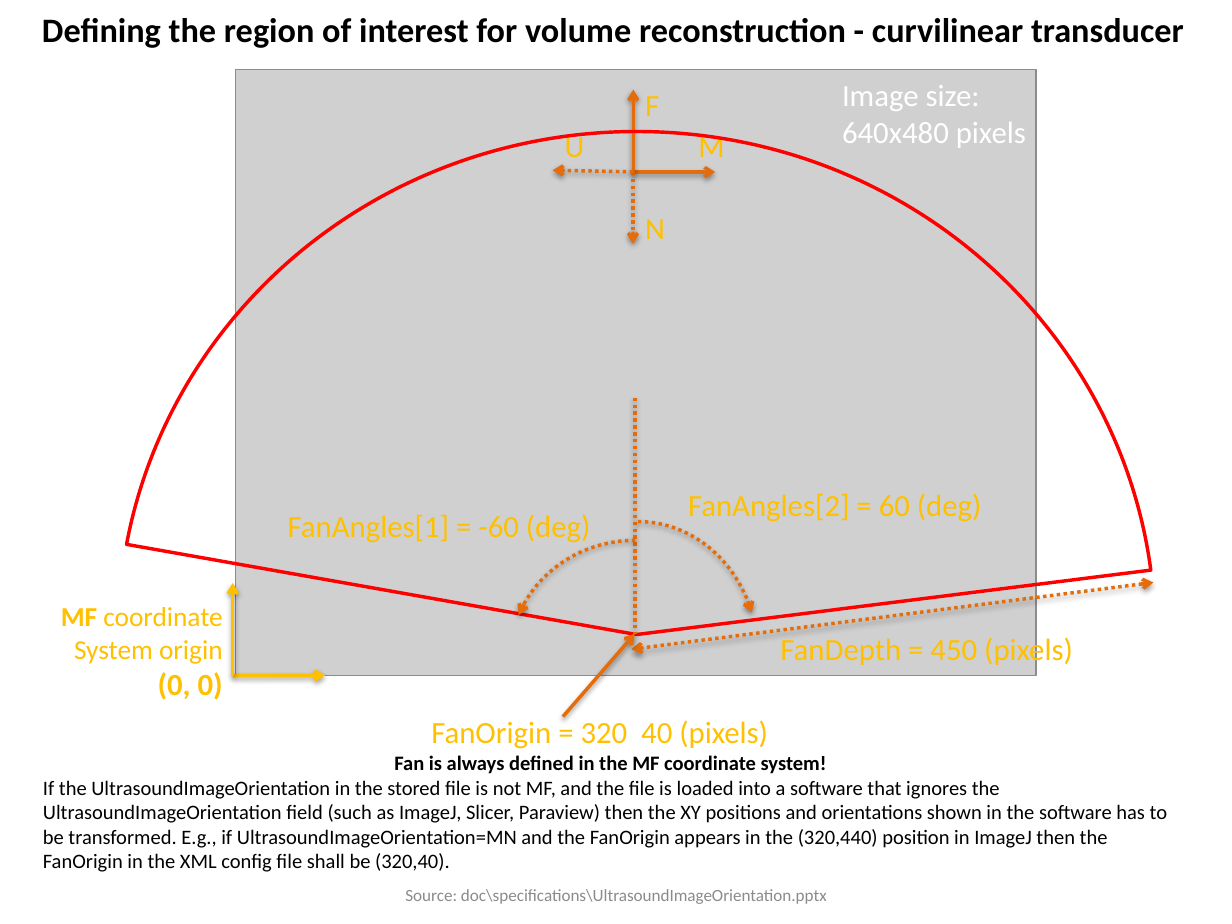
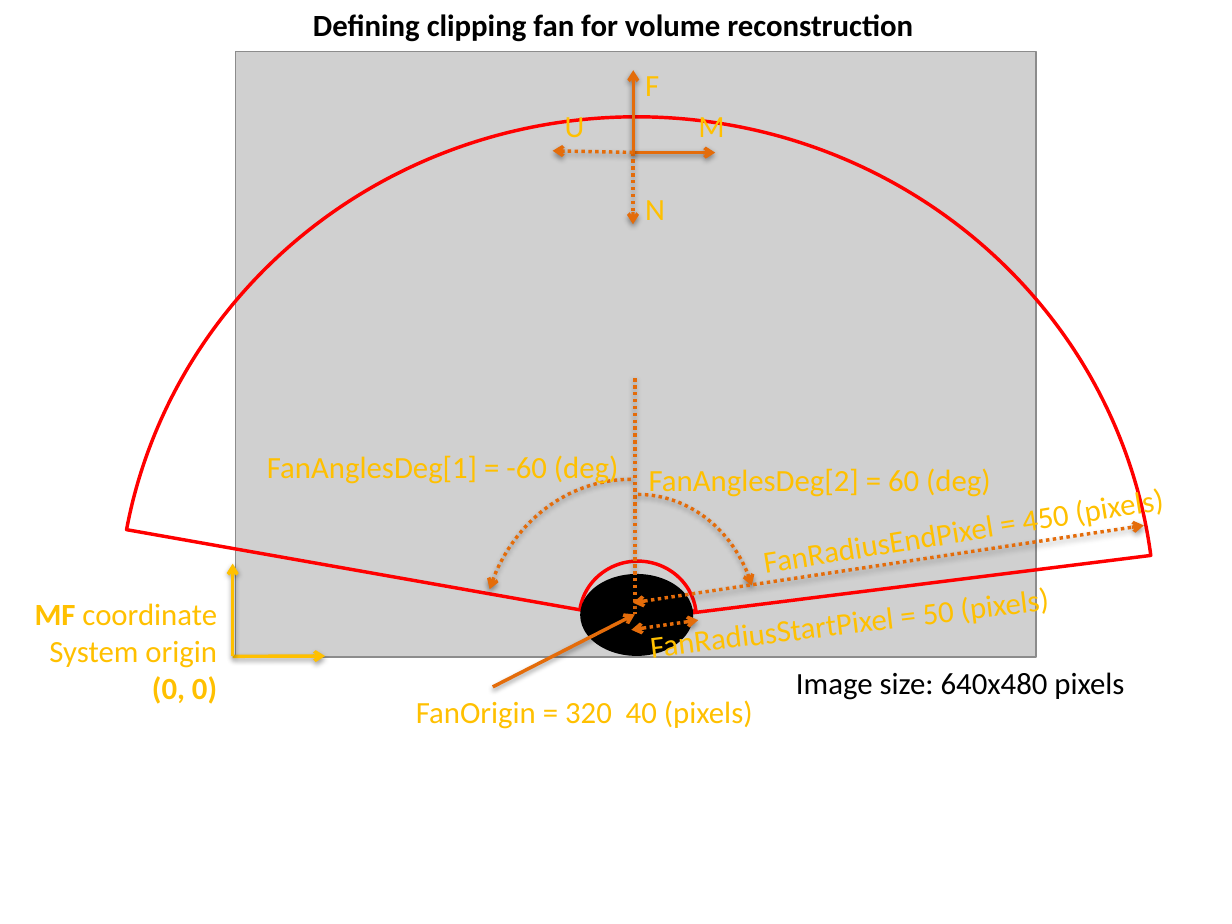
Before and after one commit to PlusToolkit/PlusDoc, a slide deck: slide 5 of specifications/UltrasoundImageOrientation.pptx (slide 4 before the commit). Drawn at 1232x924 pixels with LibreOffice and Linux fonts; fonts in the diff are those of the drawing; grey boxes stand for pictures. Boxes give left, top, right and bottom in pixels: in the first picture for what was removed or moved away, otherwise in the second. Text is boxed around its words. In the diff, an @@ line names an element or a change of style, - is before the commit and + after.

Commit message:
re #922: Updated clipping fan parameters description in documentation

```diff
--- a/specifications/UltrasoundImageOrientation.pptx
+++ b/specifications/UltrasoundImageOrientation.pptx
@@ text at [313,14,913,42]: text changed; size 20 to 18 pt @@
-Defining the region of interest for volume reconstruction - curvilinear transducer
+Defining clipping fan for volume reconstruction
@@ pie slice (boxed as its full ellipse): place and size @@
-pie slice (boxed as its full ellipse) at [118,132,1156,924]
+pie slice (boxed as its full ellipse) at [118,117,1156,924]
@@ 6 arrows, 4 texts, 1 picture, 1 line: place and size @@
-6 arrows, 4 texts, 1 picture, 1 line at [233,70,1036,676]
+6 arrows, 4 texts, 1 picture, 1 line at [233,52,1036,658]
@@ text at [267,455,619,486]: text changed @@
-FanAngles[1] = -60 (deg)
+FanAnglesDeg[1] = -60 (deg)
@@ arc (boxed as its full ellipse): place and size @@
-arc (boxed as its full ellipse) at [510,541,761,777]
+arc (boxed as its full ellipse) at [482,479,780,804]
@@ text at [649,468,991,499]: text changed @@
-FanAngles[2] = 60 (deg)
+FanAnglesDeg[2] = 60 (deg)
@@ text added at [748,469,1194,588], 18 pt, text #FFC000 @@
+FanRadiusEndPixel = 450 (pixels)
@@ arc (boxed as its full ellipse): place and size @@
-arc (boxed as its full ellipse) at [519,521,759,788]
+arc (boxed as its full ellipse) at [519,494,759,761]
@@ double arrow moved from (1153, 583) - (631, 649) to (633, 602) - (1143, 525) @@
@@ pie slice (boxed as its full ellipse) added at [579,561,696,674], outline #FF0000 2 pt @@
@@ ellipse added at [580,574,694,657], fill #000000 @@
@@ text "FanRadiusStartPixel = 50 (pixels)" at [962,586,1050,628]: rotation 0 to 353 degrees @@
@@ text at [962,586,1050,628]: text changed @@
-FanDepth = 450 (pixels)
+FanRadiusStartPixel = 50 (pixels)
@@ text at [35,603,217,668]: size 16 to 18 pt in "MF coordinate", "System origin" @@
@@ arrow moved from (563, 717) - (634, 633) to (493, 687) - (634, 615) @@
@@ double arrow added from (699, 620) to (631, 630), #E46C0A 2 pt dashed @@
@@ text "FanOrigin = 320 40 (pixels)": place and size @@
-text "FanOrigin = 320 40 (pixels)" at [431,720,768,749]
+text "FanOrigin = 320 40 (pixels)" at [416,700,753,729]
@@ text at [796,672,1124,700]: text changed; text colour #FFFFFF to #000000 @@
-Image size:
-640x480 pixels
+Image size: 640x480 pixels
@@ text removed at [43,755,1167,872] @@
-Fan is always defined in the MF coordinate system!
-If the UltrasoundImageOrientation in the stored file is not MF, and the file is loaded into a software that ignores the UltrasoundImageOrientation field (such as ImageJ, Slicer, Paraview) then the XY positions and orientations shown in the software has to be transformed. E.g., if UltrasoundImageOrientation=MN and the FanOrigin appears in the (320,440) position in ImageJ then the FanOrigin in the XML config file shall be (320,40).
@@ text removed at [405,889,827,904] @@
-Source: doc\specifications\UltrasoundImageOrientation.pptx
```
Also in this commit, not shown: 2 other slides changed.
